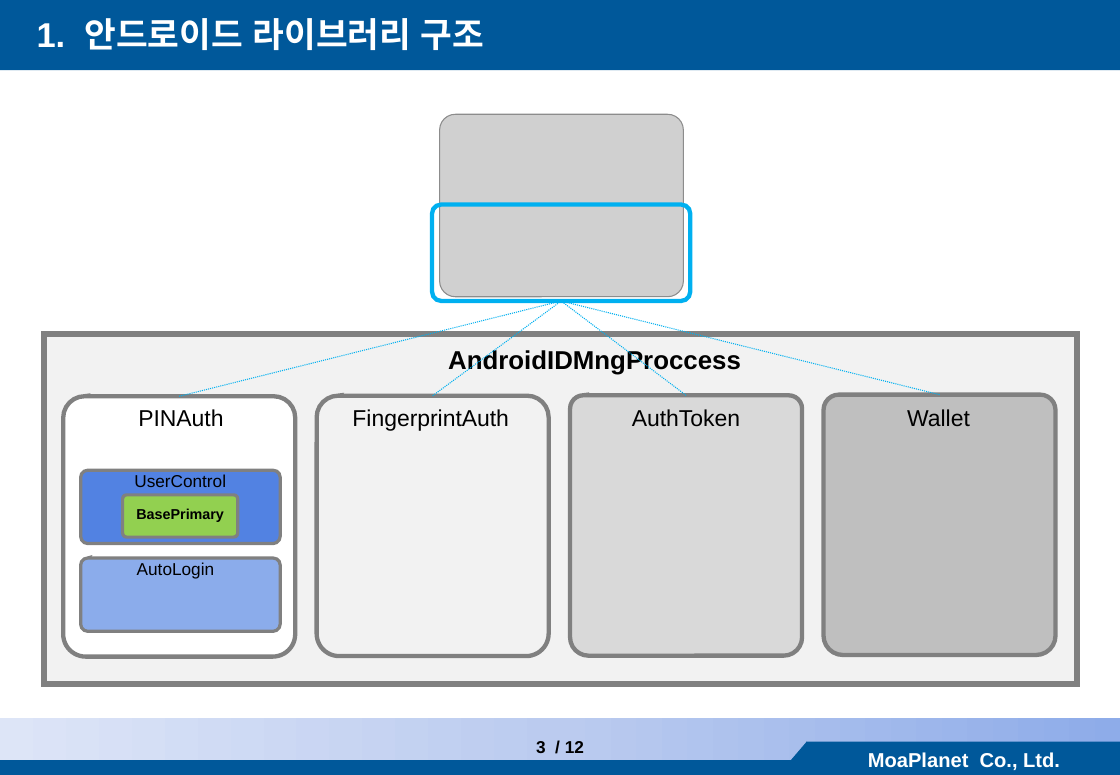
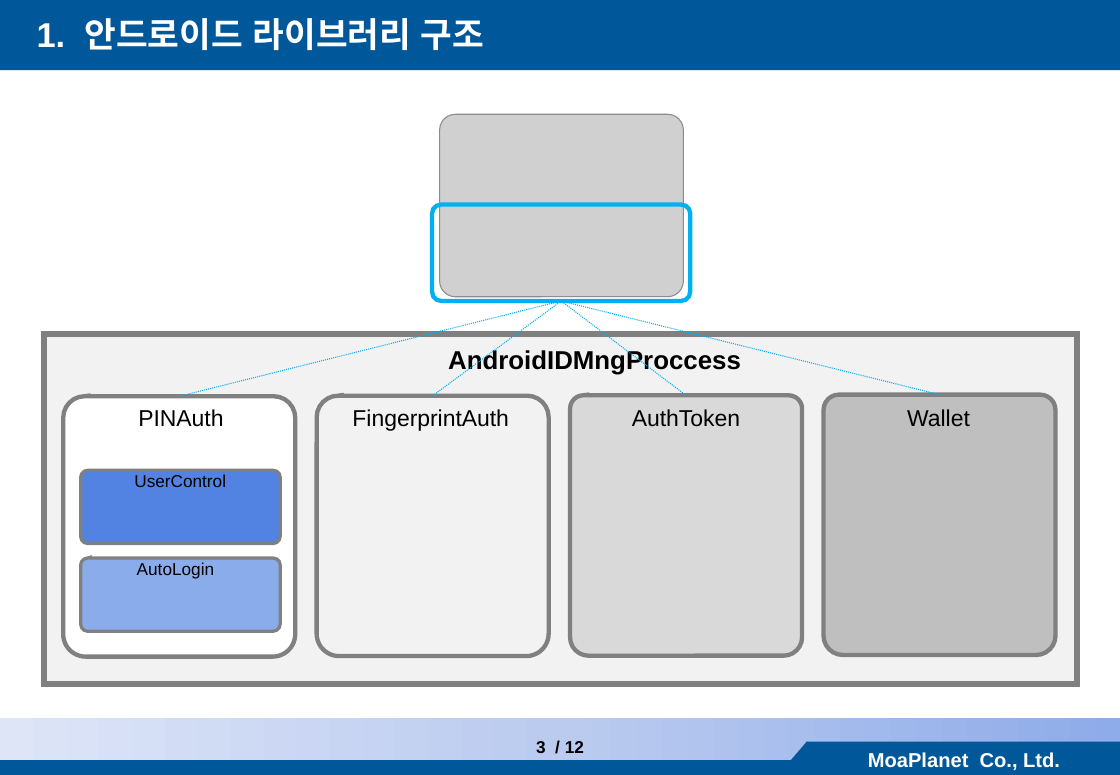
Before and after one commit to BeokBeok/AndroidCryptoStudy, a slide deck: slide 4 of MoaAndroidIDMng/doc/[모아플래닛] 안드로이드 인증 라이브러리 구조_2019_0325_v0.4.pptx. Drawn at 1120x775 pixels with LibreOffice and Linux fonts; fonts in the diff are those of the drawing; grey boxes stand for pictures. Boxes give left, top, right and bottom in pixels: in the first picture for what was removed or moved away, otherwise in the second. Text is boxed around its words. In the diff, an @@ line names an element or a change of style, - is before the commit and + after.

Commit message:
Remove BasePrimary class

```diff
--- a/MoaAndroidIDMng/doc/[모아플래닛] 안드로이드 인증 라이브러리 구조_2019_0325_v0.4.pptx
+++ b/MoaAndroidIDMng/doc/[모아플래닛] 안드로이드 인증 라이브러리 구조_2019_0325_v0.4.pptx
@@ round same rect removed at box(123, 495, 238, 538) @@
-BasePrimary
```
Also in this commit, not shown: 7 other slides changed, 3 other files.
